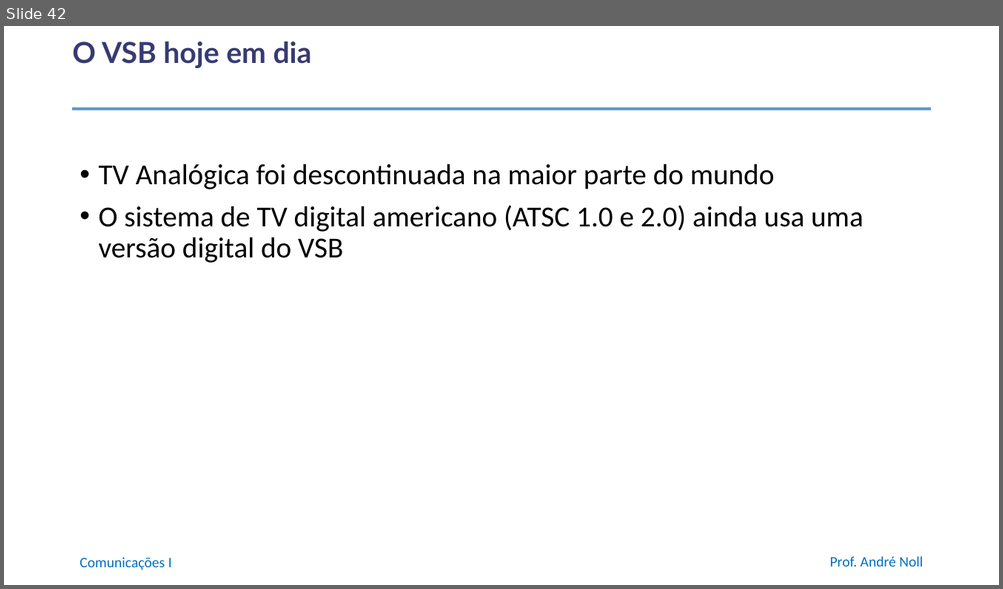
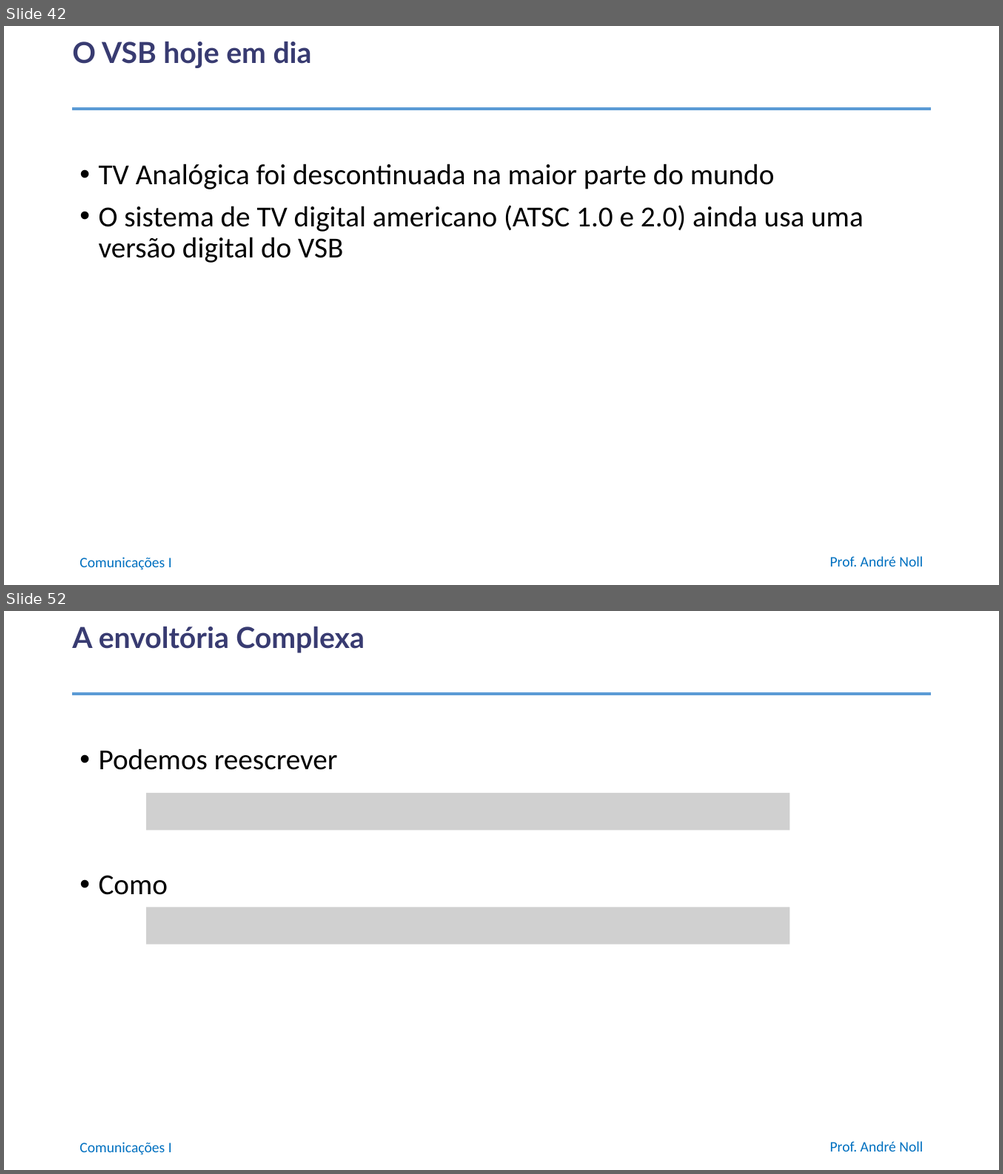
Before and after one commit to anollba/comunicacoes_i_ufrj, a slide deck: slides/Part2-ModulaçãoAnalógica/02_02_ModulaçãoAM_QAM_SSB_VSB.pptx. Shown one above the other, each under a label of ours: slide 42 before the commit, slides 42 and 52 after it; the slides between them are not shown. The pictures are 1003x589 and 1003x1174 pixels, drawn with LibreOffice and Linux fonts; fonts in the diff are those of the drawing; grey boxes stand for pictures; background and template pictures are left out. Boxes give left, top, right and bottom in pixels: in the first picture for what was removed or moved away, otherwise in the second. Text is boxed around its words. In the diff, an @@ line names an element or a change of style, - is before the commit and + after.

```diff
--- a/slides/Part2-ModulaçãoAnalógica/02_02_ModulaçãoAM_QAM_SSB_VSB.pptx
+++ b/slides/Part2-ModulaçãoAnalógica/02_02_ModulaçãoAM_QAM_SSB_VSB.pptx
@@ slide 52 added at bbox=[4, 611, 999, 1170], background #FFFFFF; not listed: 3 template elements that a slide beside it also shows @@
@@ title added at bbox=[72, 627, 364, 653], 28 pt, text #383B71, bold @@
+A envoltória Complexa
@@ text added at bbox=[99, 749, 338, 895], 28 pt, text #000000 @@
+• Podemos reescrever
+• Como
@@ picture added at bbox=[147, 793, 790, 830] @@
@@ picture added at bbox=[147, 907, 790, 945] @@
```
Also in this commit, not shown: 3 slides changed, 1 other slide added, 1 slide removed, 1 other file.
